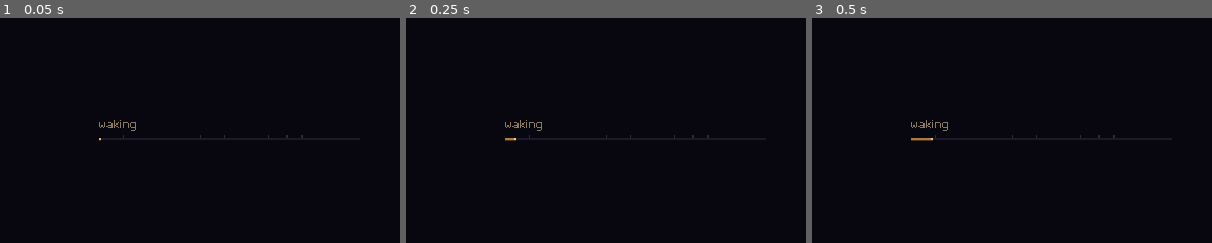
Above: before the commit, frames 1-3 (left to right).
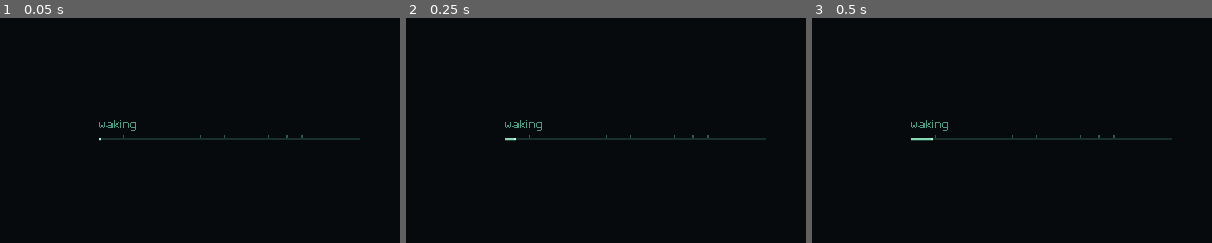
Above: after the commit, the same moments.

Repository: Xaxis/unspent-ortho
Game: Godot game, scene res://src/main.tscn
Two runs of this game, one before a commit and one after it. Both use one fixed random seed, a clock stepped at 60 frames per second and the inputs below.
Inputs:
- Up to frame 1 (0.05 s): no input
- Up to frame 2 (0.25 s): no input
- Up to frame 3 (0.5 s): no input
The pictures show only the part of the screen within x 21-71%, y 33-83%; the shares and areas given below are measured in that part.

The runs differ from the first frame. In frame 1, 0.1% of the frame differs, in the area x 24-76%, y 45-55%; in frame 2, 0.2%; in frame 3, 0.2%.

Commit message:
Wake the loading page as the slate powering up
The page and the web shell were drawn in amber, which now belongs to the
machines alone. Both are the slate's glass and phosphor, and the browser
check measures the line and the words by brightness instead of by red.

Diff:
--- a/src/boot/boot_page.gd
+++ b/src/boot/boot_page.gd
@@ -26,21 +26,26 @@
 ## (src/boot/shell.html SHELL_SHARE): the first page on the web starts there.
 const SHELL_SHARE := 0.12
 
-## The page is the ink the title fades up from, so there is no flash at the hand-over.
-const GLASS := Color("#08070f")
-const RAIL := Color("#1c1a2a")
-const TICK := Color("#2c2940")
-const LIT := Color("#b07a3c")
-const LIT_SOFT := Color("#4a3322")
-const HEAD := Color("#f1c98a")
-const WORDS := Color("#8b7a64")
-const SCAN := Color(0.55, 0.5, 0.75, 0.05)
-## The island, sketched once it exists: coast, contours, rivers.
-const COAST := Color("#6b6784")
-const CONTOUR := Color("#2c2a40")
-const RIVER := Color("#3b5270")
-const GRID := Color("#4f4872")
-const VILLAGE := Color("#9a6a3c")
+## The page is the glass the title's slate wakes on, so there is no flash at the
+## hand-over. The slate's glass and phosphor (UiTheme: GLASS_OFF, GHOST, FAINT, TEXT,
+## BRIGHT, TEXT_DIM), written out so this page names nothing heavy: the loading
+## page is the slate powering up.
+const GLASS := Color("#060a0c")
+const RAIL := Color("#173029")
+const TICK := Color("#2b5c4c")
+const LIT := Color("#87d9b5")
+const LIT_SOFT := Color("#1f443a")
+const HEAD := Color("#c9fbe2")
+const WORDS := Color("#4f9b81")
+const SCAN := Color(0.53, 0.85, 0.71, 0.04)
+## The island, sketched once it exists, as the slate's survey draws it: the coast
+## and contours in phosphor, rivers a cold step, the machines' grid in the stolen
+## module's violet (UiTheme.MACHINE), villages lit.
+const COAST := Color("#4f9b81")
+const CONTOUR := Color("#173029")
+const RIVER := Color("#2b5c4c")
+const GRID := Color("#4b4274")
+const VILLAGE := Color("#c9fbe2")
 const SKETCH := 112
 const SKETCH_AT := Vector2i(264, 70)
 const SKETCH_DRAW_SECONDS := 0.45
Not shown, changed: src/boot/shell.html
Not shown, changed: tools/web/web.mjs
